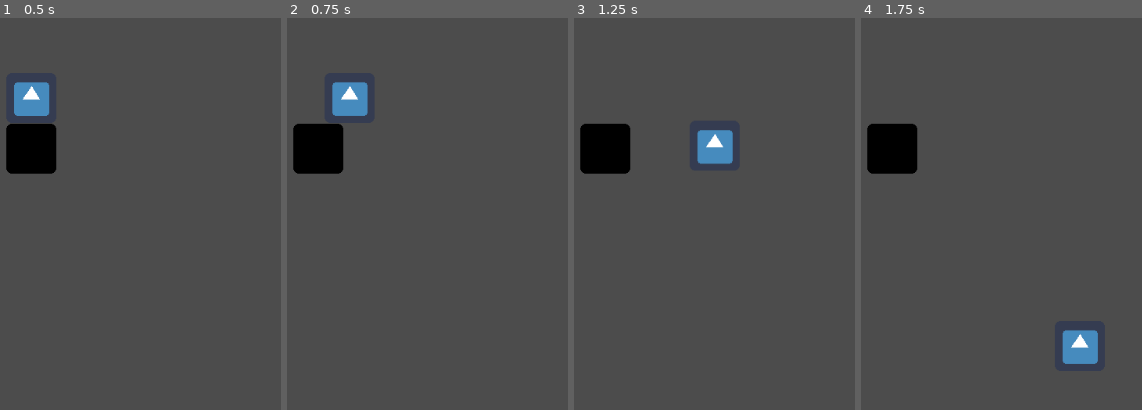
Above: before the commit, frames 1-4 (left to right).
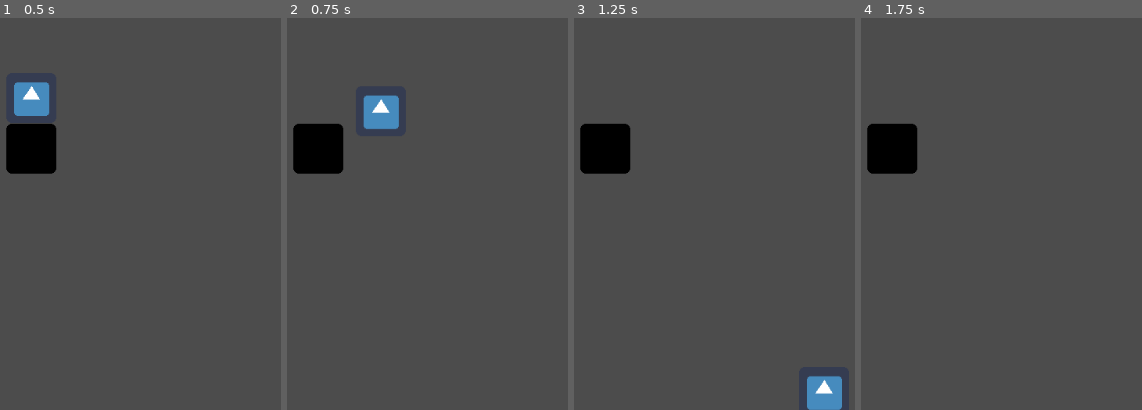
Above: after the commit, the same moments.

Repository: xXLUISXx125/DemoGodot
Game: Godot game, scene res://Escena.tscn
The game is run twice, just before and just after one commit, with the same random seed, the same clock (stepped at 60 frames per second) and the same inputs. The engine's default icon, where the game draws it, is replaced by a stand-in: a white triangle on a blue panel in a dark square.
Inputs:
- Up to frame 1 (0.5 s): no input
- Up to frame 2 (0.75 s): hold Right (ui_right) from 0.53 s (still down); hold Up (ui_up) from 0.53 s (still down)
- Up to frame 3 (1.25 s): keep holding Right (ui_right); keep holding Up (ui_up)
- Up to frame 4 (1.75 s): keep holding Right (ui_right); release Up (ui_up) at 1.28 s; tap Up (ui_up) at 1.35, 1.52 s

Frame 1 is identical in both runs. In frame 2, 2.1% of the frame differs, in the area x 16-40%, y 16-29%; in frame 3, 2.2%, in the area x 43-96%, y 28-100%; in frame 4, 1.1%.

Commit message:
jugador actualizado
jugador actualizado con posibilidad de brincar

Diff:
--- a/Jugador.gd
+++ b/Jugador.gd
@@ -1,7 +1,7 @@
 extends KinematicBody2D
 
-var velocidad:int = 200
-var brinco:int = 600
+var velocidad:int = 400
+var brinco:int = 500
 var gravedad:int = 800
 var vel:Vector2 = Vector2()
 var piso:bool = false
@@ -15,4 +15,6 @@
 		vel.x += velocidad
 	vel = move_and_slide(vel,Vector2.UP)
 	vel.y += gravedad * delta
+	if Input.is_action_pressed("ui_up") and is_on_floor():
+		vel.y=brinco
 	pass
